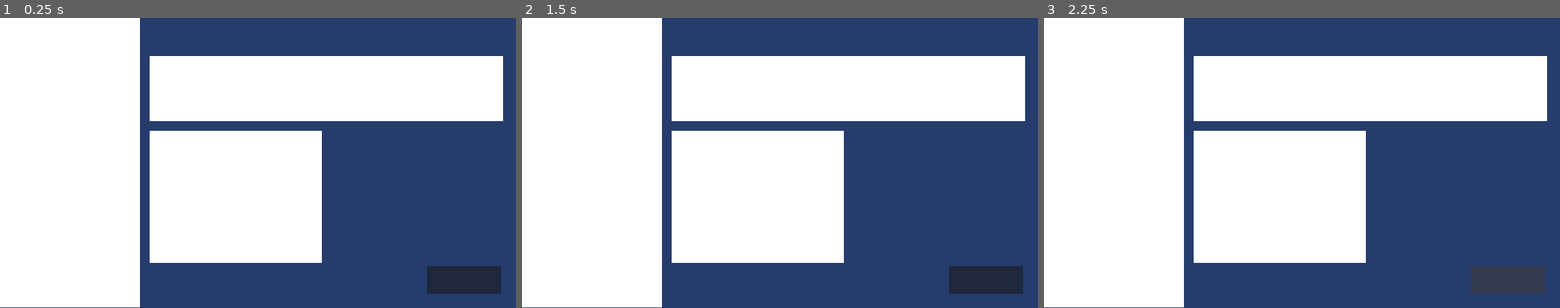
Above: before the commit, frames 1-3 (left to right).
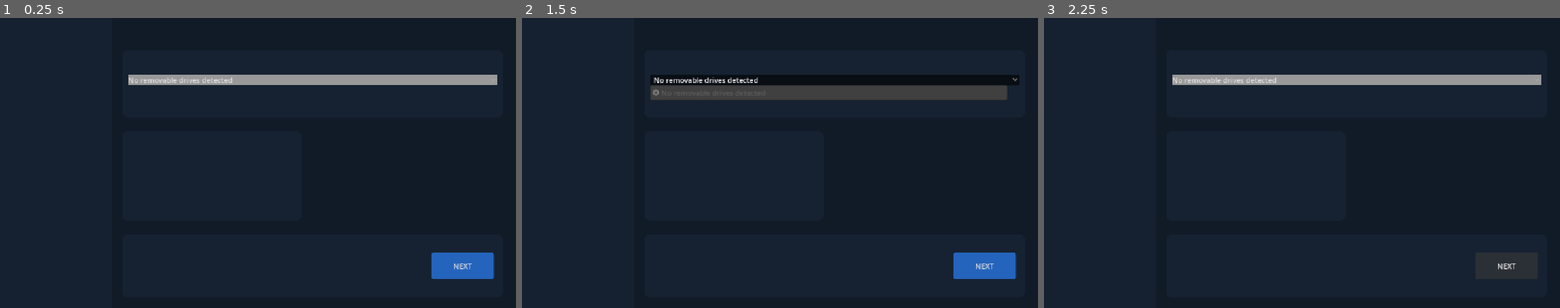
Above: after the commit, the same moments.

Repository: JoyDev941/Project_Stuzha
Game: Godot game, scene res://client-draft.tscn
Two runs of this game, one before a commit and one after it. Both use one fixed random seed, a clock stepped at 60 frames per second and the inputs below.
Inputs (mouse positions are in pixels of both pictures, inside the frame that each line leads up to; where the layout moved, square brackets give the same spot in the first picture):
- Up to frame 1 (0.25 s): no input
- Up to frame 2 (1.5 s): click (986, 264) [986, 279] at 0.5 s; click (836, 78) at 1.25 s, where only the run after the commit has a clickable "No removable drives detected"
- Up to frame 3 (2.25 s): click (1508, 264) [1508, 279] at 2 s

The runs differ from the first frame. In frame 1, 99% of the frame differs, in the area x 0-100%, y 0-100%; in frame 2, 99%; in frame 3, 99%.

Commit message:
Updated UI of client

Diff:
--- a/Client Application/stuzha-client/client-draft.tscn
+++ b/Client Application/stuzha-client/client-draft.tscn
@@ -2,41 +2,99 @@
 
 [ext_resource type="Script" uid="uid://bnlm88ir7noab" path="res://scripts/GPT_Drive_Draft.gd" id="1_akrkj"]
 
-[node name="StuzhaPartitionerTool" type="Node2D" unique_id=1571054214]
-position = Vector2(105, 109)
+[sub_resource type="StyleBoxFlat" id="StyleBoxFlat_hdysd"]
+bg_color = Color(0.08627451, 0.13333334, 0.19607843, 1)
+corner_radius_top_left = 12
+corner_radius_top_right = 12
+corner_radius_bottom_right = 12
+corner_radius_bottom_left = 12
+
+[sub_resource type="StyleBoxFlat" id="StyleBoxFlat_hk32t"]
+
+[sub_resource type="StyleBoxFlat" id="StyleBoxFlat_3t8es"]
+bg_color = Color(0.081558816, 0.12839532, 0.1922645, 1)
+
+[sub_resource type="StyleBoxFlat" id="StyleBoxFlat_akrkj"]
+content_margin_left = 4.0
+content_margin_top = 4.0
+content_margin_right = 4.0
+content_margin_bottom = 4.0
+bg_color = Color(0.14509805, 0.39215687, 0.7411765, 1)
+corner_radius_top_left = 5
+corner_radius_top_right = 5
+corner_radius_bottom_right = 5
+corner_radius_bottom_left = 5
+corner_detail = 5
+
+[node name="Control" type="Control" unique_id=1204786166]
+layout_mode = 3
+anchors_preset = 15
+anchor_right = 1.0
+anchor_bottom = 1.0
+grow_horizontal = 2
+grow_vertical = 2
 script = ExtResource("1_akrkj")
 
-[node name="VBoxContainer" type="VBoxContainer" parent="." unique_id=1082350894]
-visible = false
-offset_right = 439.0
-offset_bottom = 47.0
+[node name="_volume_information_panel" type="Panel" parent="." unique_id=1969875265]
+layout_mode = 0
+offset_left = 273.0
+offset_top = 253.0
+offset_right = 673.0
+offset_bottom = 453.0
+theme_override_styles/panel = SubResource("StyleBoxFlat_hdysd")
 
-[node name="Label" type="Label" parent="VBoxContainer" unique_id=1690237447]
+[node name="_drives_panel" type="Panel" parent="." unique_id=129066696]
+layout_mode = 0
+offset_left = 273.0
+offset_top = 72.0
+offset_right = 1123.0
+offset_bottom = 222.0
+theme_override_styles/panel = SubResource("StyleBoxFlat_hdysd")
+
+[node name="VBoxContainer" type="VBoxContainer" parent="_drives_panel" unique_id=2111341685]
+layout_mode = 1
+anchors_preset = 8
+anchor_left = 0.5
+anchor_top = 0.5
+anchor_right = 0.5
+anchor_bottom = 0.5
+offset_left = -412.5
+offset_top = -20.0
+offset_right = 412.5
+offset_bottom = 20.0
+grow_horizontal = 2
+grow_vertical = 2
+
+[node name="DriveDropdown" type="OptionButton" parent="_drives_panel/VBoxContainer" unique_id=600488215]
 layout_mode = 2
+theme_override_styles/normal = SubResource("StyleBoxFlat_hk32t")
 
-[node name="DriveDropdown" type="OptionButton" parent="VBoxContainer" unique_id=1690730231]
-layout_mode = 2
+[node name="_left_panel" type="Panel" parent="." unique_id=849175804]
+layout_mode = 0
+offset_right = 250.0
+offset_bottom = 650.0
+theme_override_styles/panel = SubResource("StyleBoxFlat_3t8es")
 
-[node name="ColorRect" type="ColorRect" parent="." unique_id=610130162]
-offset_left = -104.0
-offset_top = -110.0
-offset_right = 208.0
-offset_bottom = 536.0
+[node name="_volume_information_panel2" type="Panel" parent="." unique_id=3733695]
+layout_mode = 0
+offset_left = 273.0
+offset_top = 484.0
+offset_right = 1123.0
+offset_bottom = 624.0
+theme_override_styles/panel = SubResource("StyleBoxFlat_hdysd")
 
-[node name="ColorRect2" type="ColorRect" parent="." unique_id=1527788639]
-offset_left = 228.0
-offset_top = -24.0
-offset_right = 1018.0
-offset_bottom = 121.0
-
-[node name="ColorRect3" type="ColorRect" parent="." unique_id=474060988]
-offset_left = 229.0
-offset_top = 144.0
-offset_right = 613.0
-offset_bottom = 438.0
-
-[node name="Button" type="Button" parent="." unique_id=935205544]
-offset_left = 848.0
-offset_top = 446.0
-offset_right = 1014.0
-offset_bottom = 508.0
+[node name="Button" type="Button" parent="_volume_information_panel2" unique_id=1473733968]
+layout_mode = 1
+anchors_preset = 6
+anchor_left = 1.0
+anchor_top = 0.5
+anchor_right = 1.0
+anchor_bottom = 0.5
+offset_left = -160.0
+offset_top = -30.0
+offset_right = -20.0
+offset_bottom = 30.0
+grow_horizontal = 0
+grow_vertical = 2
+theme_override_styles/normal = SubResource("StyleBoxFlat_akrkj")
+text = "NEXT"
--- a/Client Application/stuzha-client/project.godot
+++ b/Client Application/stuzha-client/project.godot
@@ -27,4 +27,4 @@
 [rendering]
 
 rendering_device/driver.windows="d3d12"
-environment/defaults/default_clear_color=Color(0.14509805, 0.23529412, 0.42745098, 1)
+environment/defaults/default_clear_color=Color(0.06666667, 0.101960786, 0.15294118, 1)
--- a/Client Application/stuzha-client/scripts/GPT_Drive_Draft.gd
+++ b/Client Application/stuzha-client/scripts/GPT_Drive_Draft.gd
@@ -1,6 +1,5 @@
-extends Node2D
-
-@onready var drive_dropdown: OptionButton = $VBoxContainer/DriveDropdown
+extends Control
+@onready var drive_dropdown: OptionButton = $_drives_panel/VBoxContainer/DriveDropdown
 
 var available_drives: Array[Dictionary] = []
 
@@ -16,7 +15,7 @@
 	var output: Array = []
 
 	var exit_code = OS.execute(
-		"/usr/bin/lsblk",
+		"lsblk",
 		[
 			"--json",
 			"--bytes",
Not shown, added: .DS_Store
